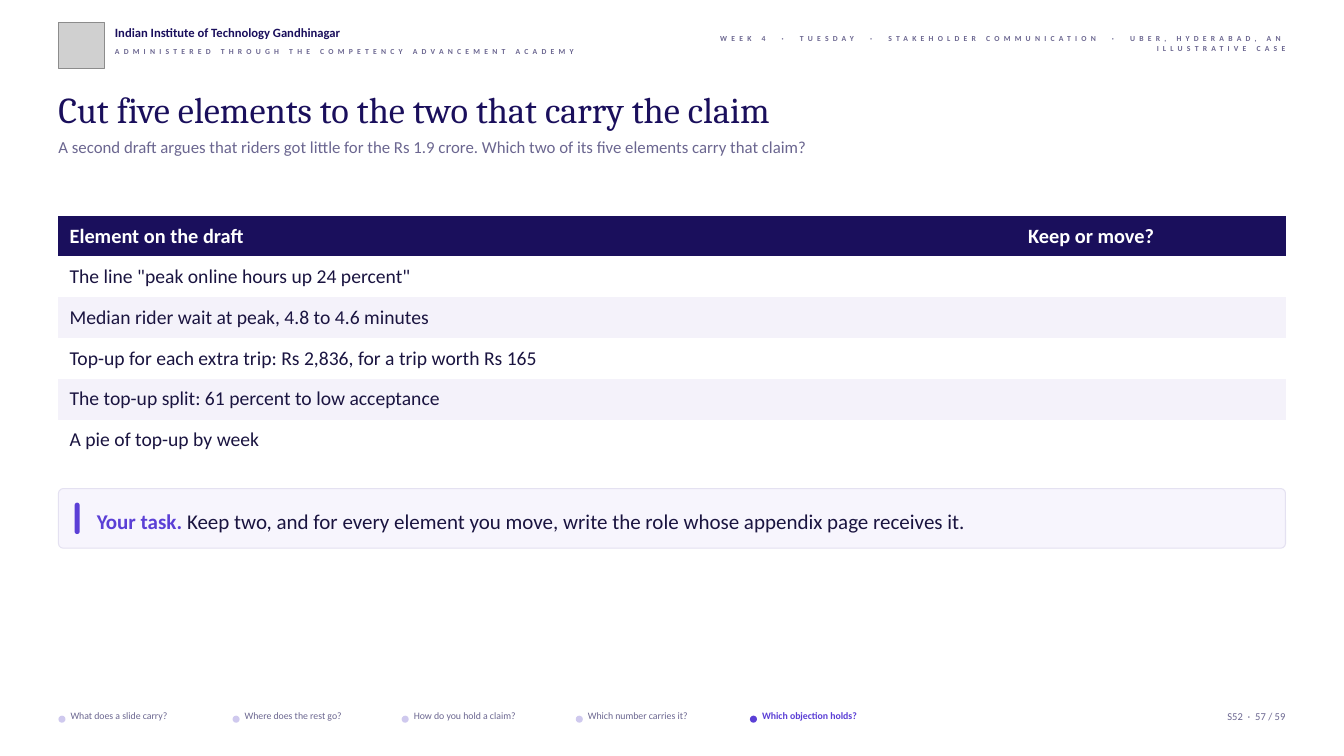
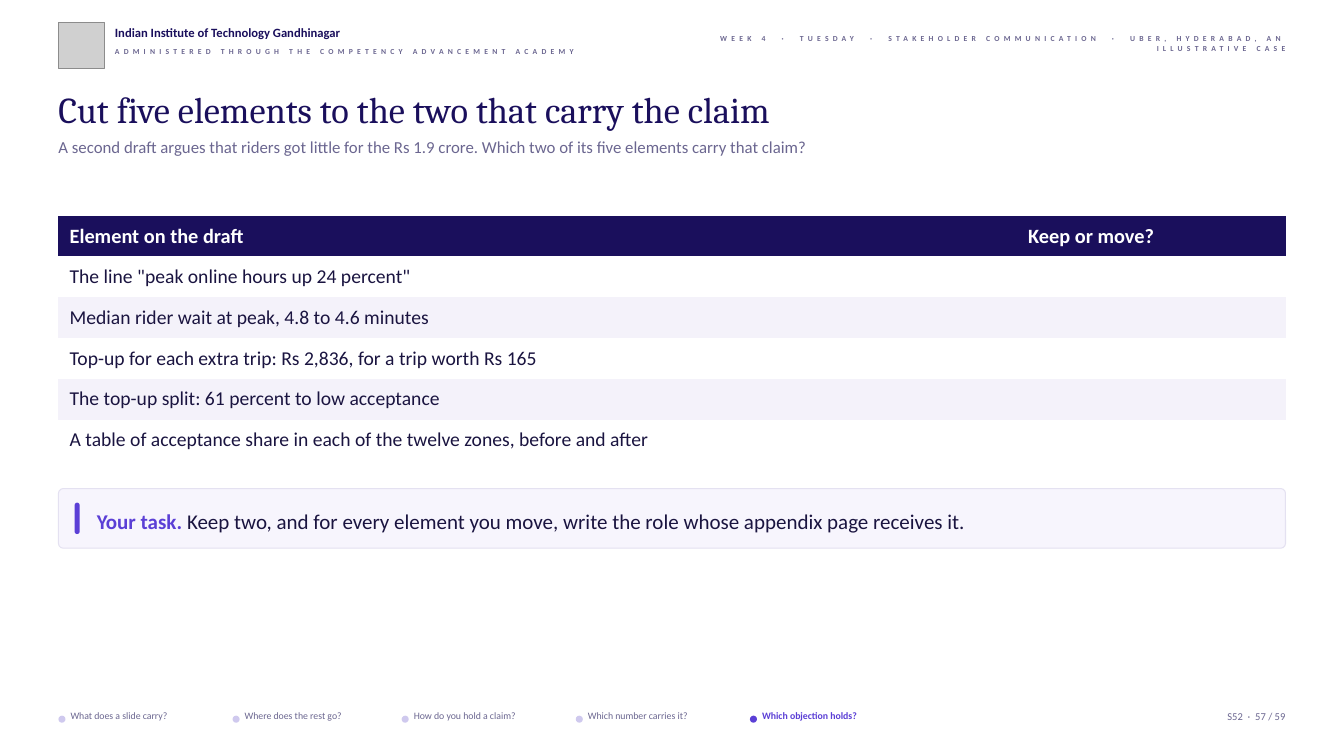
Before and after one commit to fde-academy-lab/c2-content-factory, a slide deck: slide 57 of content/W04/D2/slides/C2_W04_D02_half1_STUDENT.pptx. Drawn at 1344x756 pixels with LibreOffice and Linux fonts; fonts in the diff are those of the drawing; grey boxes stand for pictures; background and template pictures are left out. Boxes give left, top, right and bottom in pixels: in the first picture for what was removed or moved away, otherwise in the second. Text is boxed around its words. In the diff, an @@ line names an element or a change of style, - is before the commit and + after.

```diff
--- a/content/W04/D2/slides/C2_W04_D02_half1_STUDENT.pptx
+++ b/content/W04/D2/slides/C2_W04_D02_half1_STUDENT.pptx
@@ table at box(58, 216, 1286, 461) @@
-row 6, column 1: A pie of top-up by week
+row 6, column 1: A table of acceptance share in each of the twelve zones, before and after
```
Also in this commit, not shown: 4 other slides changed, 17 other files.
